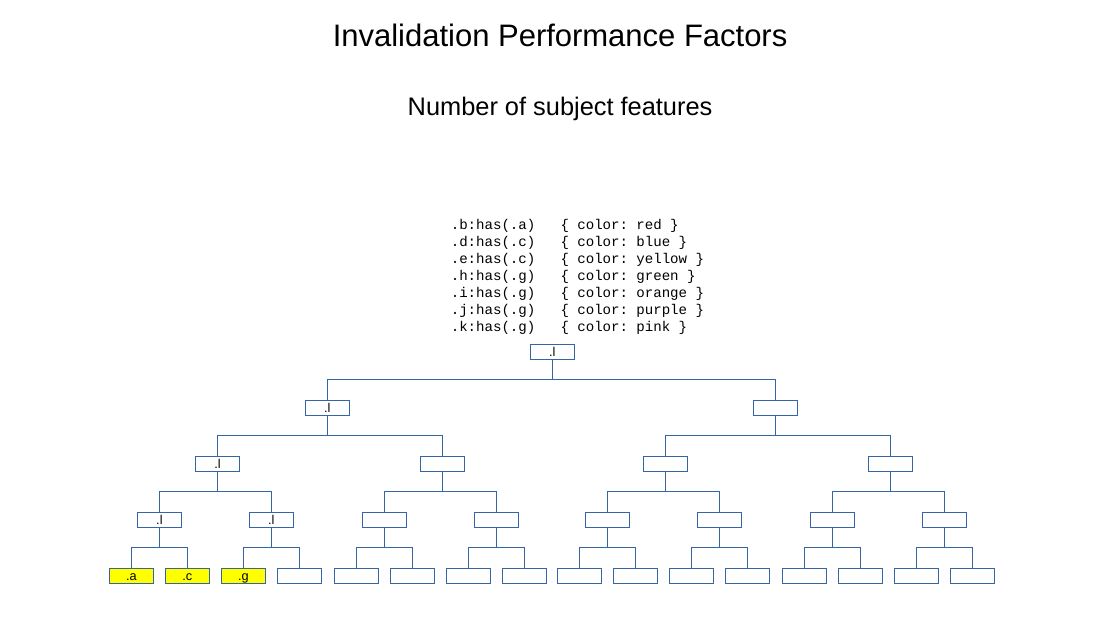
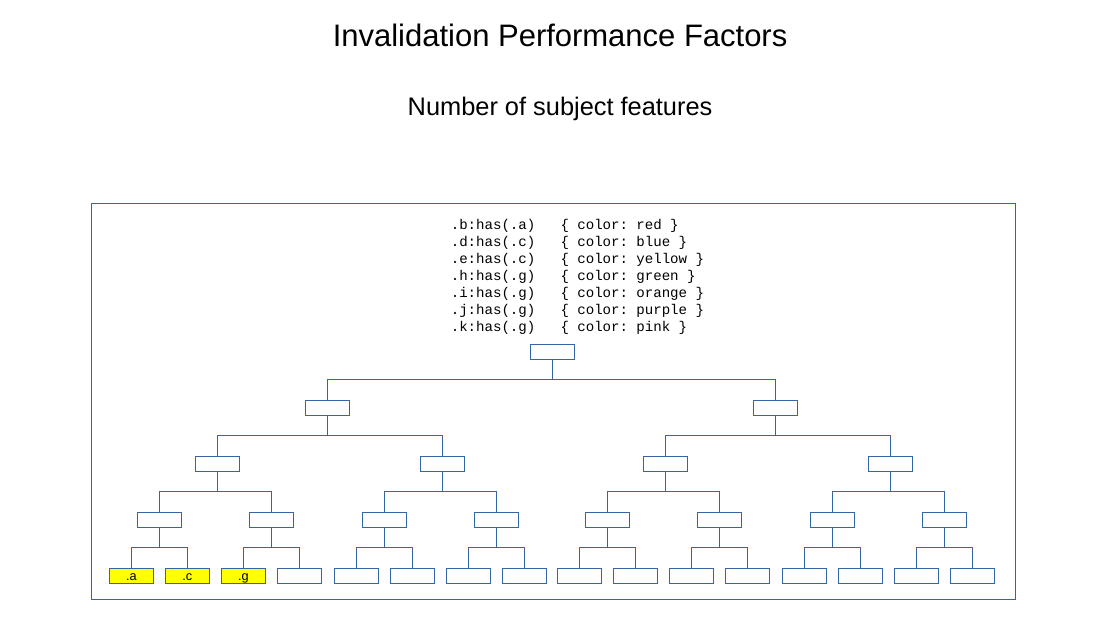
Before and after one commit to Igalia/explainers, a slide deck: slide 19 of css/has/images/has_invalidation.odp (slide 17 before the commit). Drawn at 1120x630 pixels with LibreOffice and Linux fonts; fonts in the diff are those of the drawing. Boxes give left, top, right and bottom in pixels: in the first picture for what was removed or moved away, otherwise in the second. Text is boxed around its words. In the diff, an @@ line names an element or a change of style, - is before the commit and + after.

```diff
--- a/css/has/images/has_invalidation.odp
+++ b/css/has/images/has_invalidation.odp
@@ rectangle added at [91,203,1016,600], outline #3465A4 0 pt @@
@@ text in rectangle at [549,347,555,356]: text removed @@
-.l
@@ text in rectangle at [324,403,330,412]: text removed @@
-.l
@@ text in rectangle at [214,459,220,468]: text removed @@
-.l
@@ text in rectangle at [156,515,162,524]: text removed @@
-.l
@@ text in rectangle at [268,515,274,524]: text removed @@
-.l
```
Also in this commit, not shown: 11 other slides changed, 2 slides added, 16 other files.
